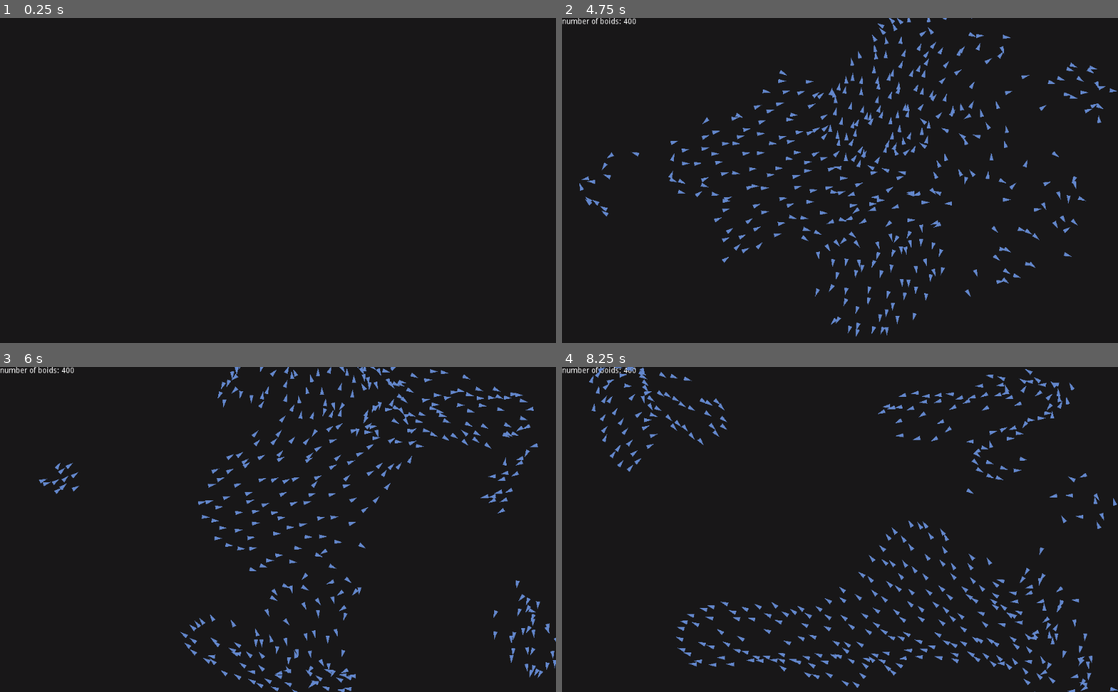
Above: before the commit, frames 1-4 (two rows, left to right).
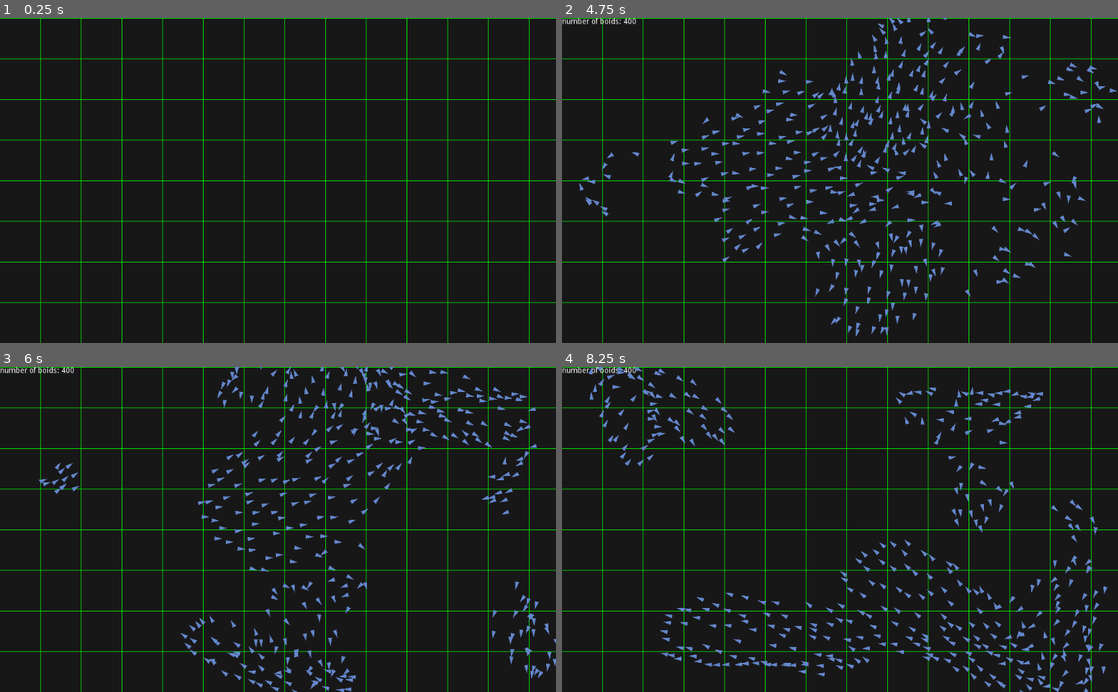
Above: after the commit, the same moments.

Repository: Benedek03/boids
Game: Godot game, scene res://Scenes/Main.tscn
The game is run twice, just before and just after one commit, with the same random seed, the same clock (stepped at 60 frames per second) and the same inputs.
Inputs:
- Up to frame 1 (0.25 s): no input
- Up to frame 2 (4.75 s): tap Enter at 0.5, 2, 3.5 s; tap Space at 1.25, 2.75 s; hold S 1.28-2.03 s; hold A from 3.53 s (still down)
- Up to frame 3 (6 s): release A at 5.03 s; hold S 5.03-5.78 s; tap Space at 5.75 s
- Up to frame 4 (8.25 s): hold S from 8.03 s (still down)

The runs differ from the first frame. In frame 1, 4.6% of the frame differs, in the area x 0-100%, y 0-100%; in frame 2, 4.8%; in frame 3, 7.9%; in frame 4, 12%.

Commit message:
fix dummy mistake

Diff:
--- a/src/Scripts/Main.gd
+++ b/src/Scripts/Main.gd
@@ -16,12 +16,12 @@
 
 var running = false
 
-var rows = 9
-var cols = 16
+var rows = 9 * 2
+var cols = 16 * 2
 
 func _ready():
-	OS.set_min_window_size(Vector2(cols*visual_range*2,rows*visual_range*2))
-	OS.set_max_window_size(Vector2(cols*visual_range*2,rows*visual_range*2))
+	OS.set_min_window_size(Vector2(cols*visual_range,rows*visual_range))
+	OS.set_max_window_size(Vector2(cols*visual_range,rows*visual_range))
 	#OS.center_window()
 	for x in range(rows):
 		var a = []
@@ -34,8 +34,8 @@
 	for _i in range(n):
 		var instance = boidScene.instance()
 		var p = Vector2(rand_range(0, OS.window_size.x), rand_range(0, OS.window_size.y))
-		var row = floor(p.y / (visual_range * 2))
-		var col = floor(p.x / (visual_range * 2))
+		var row = floor(p.y / (visual_range))
+		var col = floor(p.x / (visual_range))
 		instance.position = p
 		instance.r = row
 		instance.c = col
@@ -81,10 +81,10 @@
 		for y in range(cols):
 			for i in range(0, boids[x][y].size()):
 				boids[x][y][i].move()
-				var row = floor(boids[x][y][i].position.y / (visual_range * 2))
+				var row = floor(boids[x][y][i].position.y / (visual_range))
 				if row >= rows:
 					row = rows - 1
-				var col = floor(boids[x][y][i].position.x / (visual_range * 2))
+				var col = floor(boids[x][y][i].position.x / (visual_range))
 				if col >= cols:
 					col = cols - 1
 				boids[x][y][i].r = row
@@ -99,8 +99,7 @@
 		add_boids(200)
 
 func _draw():
-	return
 	for i in range(0, rows+1):
-		draw_line(Vector2(0, i * 2 * visual_range), Vector2(OS.window_size.x, i * 2 * visual_range), Color(0, 255, 0), 1)
+		draw_line(Vector2(0, i *  visual_range), Vector2(OS.window_size.x, i *  visual_range), Color(0, 255, 0), 1)
 	for i in range(0, cols+1):
-		draw_line(Vector2(i * 2 * visual_range, 0), Vector2(i * 2 * visual_range, OS.window_size.y), Color(0, 255, 0), 1)
+		draw_line(Vector2(i * visual_range, 0), Vector2(i *  visual_range, OS.window_size.y), Color(0, 255, 0), 1)
